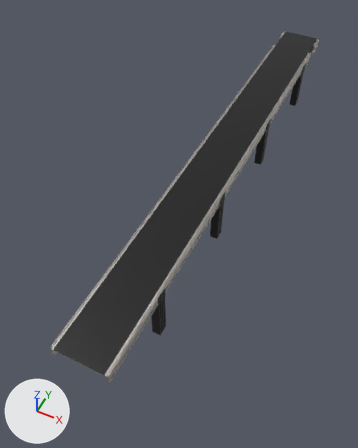
Before and after pictures for a commit that changed the glTF model Models_P&P/Conveyor.glb.
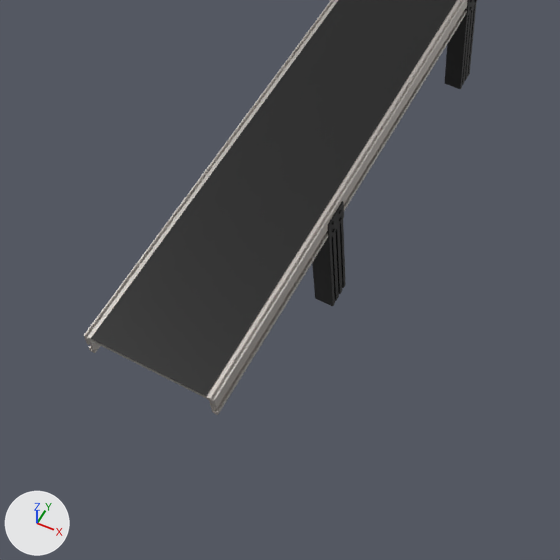
There are two pictures of each version: one from a camera (50 mm lens) standing at (0.58, -1.93, 1.47) and looking at (-0.01, -0.75, 0.0), one close up on the part from 4% to 73% of the width and 44% to 100% of the height. Lighting does not change. The marker at lower left points along +X, +Y and +Z. Where no turn or scale is listed for an object, it has been applied to the vertices.

Objects in the first close-up: 'Copy of Copy of Unnamed Node 8', 'Copy of Unnamed Node 8', 'Mesh_2', 'Mesh_5'.
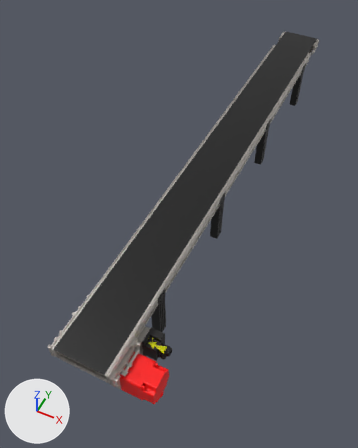
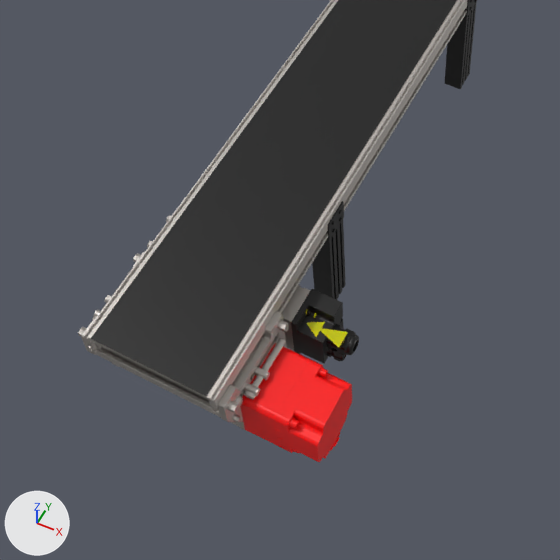
The change, as a diff of the scene's bpy script:
```diff
--- a/Models_P&P/Conveyor.glb.py
+++ b/Models_P&P/Conveyor.glb.py
@@ mat_basic_red_light_plastic_001 @@
+mat_basic_red_light_plastic_001 = principled_material('Basic Red Light Plastic.001')
+mat_basic_red_light_plastic_001.base_color = (1.0, 0.0, 0.0)  # red #ff0000
+mat_basic_red_light_plastic_001.roughness = 0.382
@@ mat_color_45_002 @@
+mat_color_45_002 = principled_material('color-45.002')
+mat_color_45_002.base_color = (0.57, 0.57, 0.0)  # yellow #c7c700
+mat_color_45_002.metallic = 0.103
+mat_color_45_002.roughness = 0.0134
@@ mat_basic_black_plastic_002 @@
+mat_basic_black_plastic_002 = principled_material('Basic Black Plastic.002')
+mat_basic_black_plastic_002.base_color = (0.00611, 0.00611, 0.00611)  # black #121212
+mat_basic_black_plastic_002.roughness = 0.382
@@ mat_matte_steel_024 @@
+mat_matte_steel_024 = principled_material('Matte Steel.024')
+mat_matte_steel_024.base_color = (0.573, 0.542, 0.511)  # light grey #c7c2bd
+mat_matte_steel_024.metallic = 1.0
+mat_matte_steel_024.roughness = 0.526
@@ mat_color_45_001 @@
+mat_color_45_001 = principled_material('color-45.001')
+mat_color_45_001.base_color = (0.57, 0.57, 0.0)  # yellow #c7c700
+mat_color_45_001.metallic = 0.103
+mat_color_45_001.roughness = 0.0134
@@ me_mesh_9_001 @@
+me_mesh_9_001.from_pydata(...)  # 3576 vertices, 7176 faces; spans x 0.256..0.408, y 0.478..0.568, z 0.0..0.111
+me_mesh_9_001.materials.append(mat_basic_red_light_plastic_001)  # red #ff0000
@@ me_mesh_3_002 @@
+me_mesh_3_002.from_pydata(...)  # 34 vertices, 49 faces; spans x 0.3171..0.3382, y 0.6009..0.6251, z 0.0973..0.0979
+me_mesh_3_002.materials.append(mat_color_45_002)  # yellow #c7c700
@@ me_mesh_2_001 @@
+me_mesh_2_001.from_pydata(...)  # 1837 vertices, 3595 faces; spans x 0.3032..0.3842, y 0.5977..0.6537, z 0.0278..0.1118
+me_mesh_2_001.materials.append(mat_basic_black_plastic_002)  # black #121212
@@ me_mesh_12 @@
+me_mesh_12.from_pydata(...)  # 2252 vertices, 4516 faces; spans x 0.333..0.582, y 0.595..0.656, z 0.019..0.12
+me_mesh_12.materials.append(mat_matte_steel_024)  # light grey #c7c2bd
@@ me_mesh_5_001 @@
+me_mesh_5_001.from_pydata(...)  # 4754 vertices, 8988 faces; spans x 0.312..0.553, y 0.45..0.589, z 0.008..0.148
+me_mesh_5_001.materials.append(mat_matte_steel_024)  # light grey #c7c2bd
@@ me_mesh_3_001 @@
+me_mesh_3_001.from_pydata(...)  # 34 vertices, 49 faces; spans x 0.5708..0.6088, y 0.6009..0.6251, z 0.0973..0.0979
+me_mesh_3_001.materials.append(mat_color_45_001)  # yellow #c7c700
@@ ob_mesh_9_001 @@
+ob_mesh_9_001 = bpy.data.objects.new('Mesh_9.001', me_mesh_9_001)
+ob_mesh_9_001.location = (-0.135, -1.947, 0.065)
@@ ob_mesh_3_002 @@
+ob_mesh_3_002 = bpy.data.objects.new('Mesh_3.002', me_mesh_3_002)
+ob_mesh_3_002.location = (-0.135, -1.947, 0.065)
@@ ob_mesh_2_001 @@
+ob_mesh_2_001 = bpy.data.objects.new('Mesh_2.001', me_mesh_2_001)
+ob_mesh_2_001.location = (-0.135, -1.947, 0.065)
@@ ob_mesh_12 @@
+ob_mesh_12 = bpy.data.objects.new('Mesh_12', me_mesh_12)
+ob_mesh_12.location = (-0.373, -1.947, 0.065)
@@ ob_mesh_5_001 @@
+ob_mesh_5_001 = bpy.data.objects.new('Mesh_5.001', me_mesh_5_001)
+ob_mesh_5_001.location = (-0.373, -1.947, 0.065)
@@ ob_mesh_3_001 @@
+ob_mesh_3_001 = bpy.data.objects.new('Mesh_3.001', me_mesh_3_001)
+ob_mesh_3_001.location = (-0.373, -1.947, 0.065)
```

Changed parts and their boxes [x1, y1, x2, y2] in the close-ups (560 x 560 px):
'Mesh_9.001', added (red): after [240, 343, 352, 462]
'Mesh_5.001', added: after [78, 251, 289, 431]
'Mesh_2.001', added (black): after [291, 289, 359, 363]
'Mesh_12', added: after [281, 285, 311, 351]
'Mesh_3.001', added: after [318, 328, 348, 348]
'Mesh_3.002', added: after [307, 322, 325, 337]
